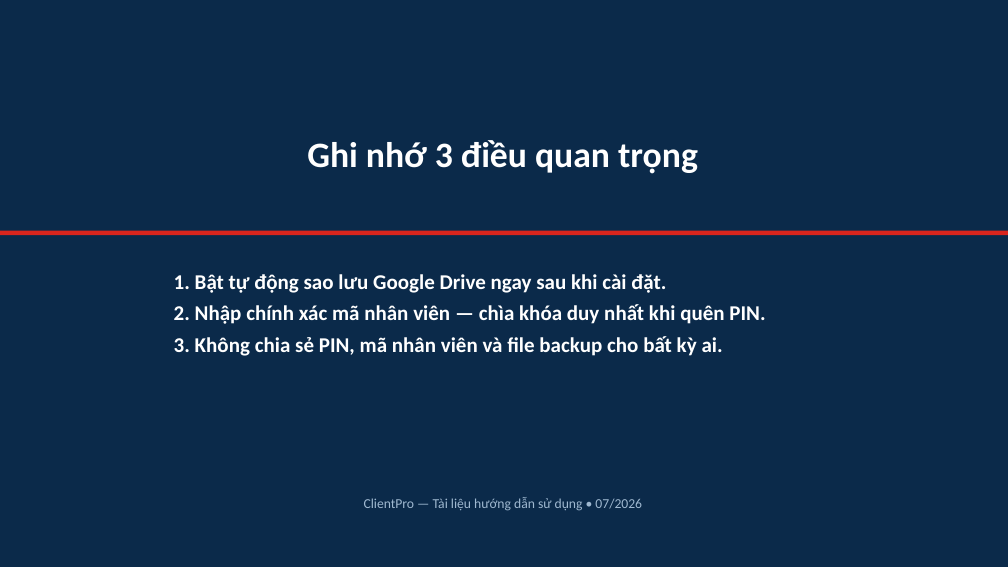
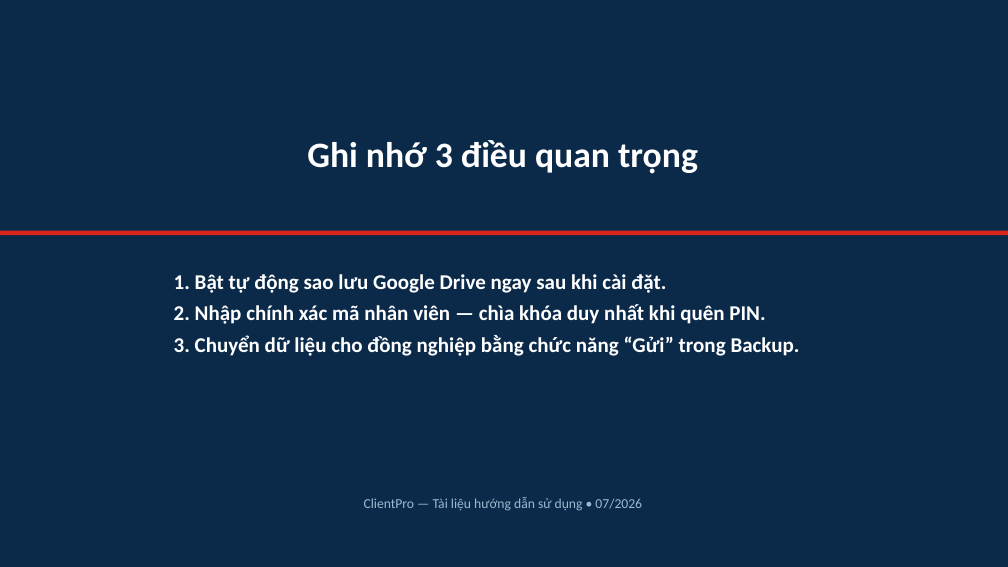
Before and after one commit to hungnq131193-ux/ClientPro, a slide deck: slide 24 of docs/ClientPro_HuongDanSuDung.pptx (slide 19 before the commit). Drawn at 1008x567 pixels with LibreOffice and Linux fonts; fonts in the diff are those of the drawing. Boxes give left, top, right and bottom in pixels: in the first picture for what was removed or moved away, otherwise in the second. Text is boxed around its words. In the diff, an @@ line names an element or a change of style, - is before the commit and + after.

```diff
--- a/docs/ClientPro_HuongDanSuDung.pptx
+++ b/docs/ClientPro_HuongDanSuDung.pptx
@@ text at <box>174,335,800,356</box>: text changed @@
-3. Không chia sẻ PIN, mã nhân viên và file backup cho bất kỳ ai.
+3. Chuyển dữ liệu cho đồng nghiệp bằng chức năng “Gửi” trong Backup.
```
Also in this commit, not shown: 16 other slides changed, 6 slides added, 1 slide removed, 1 other file.
